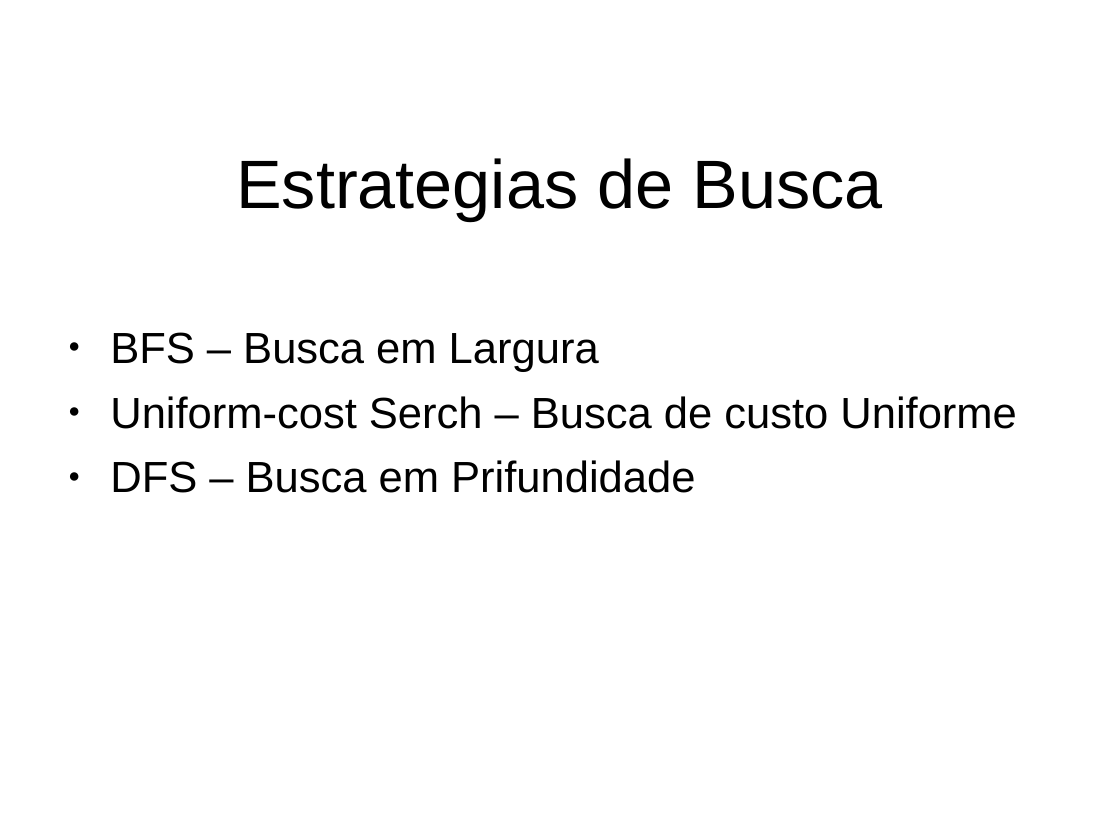
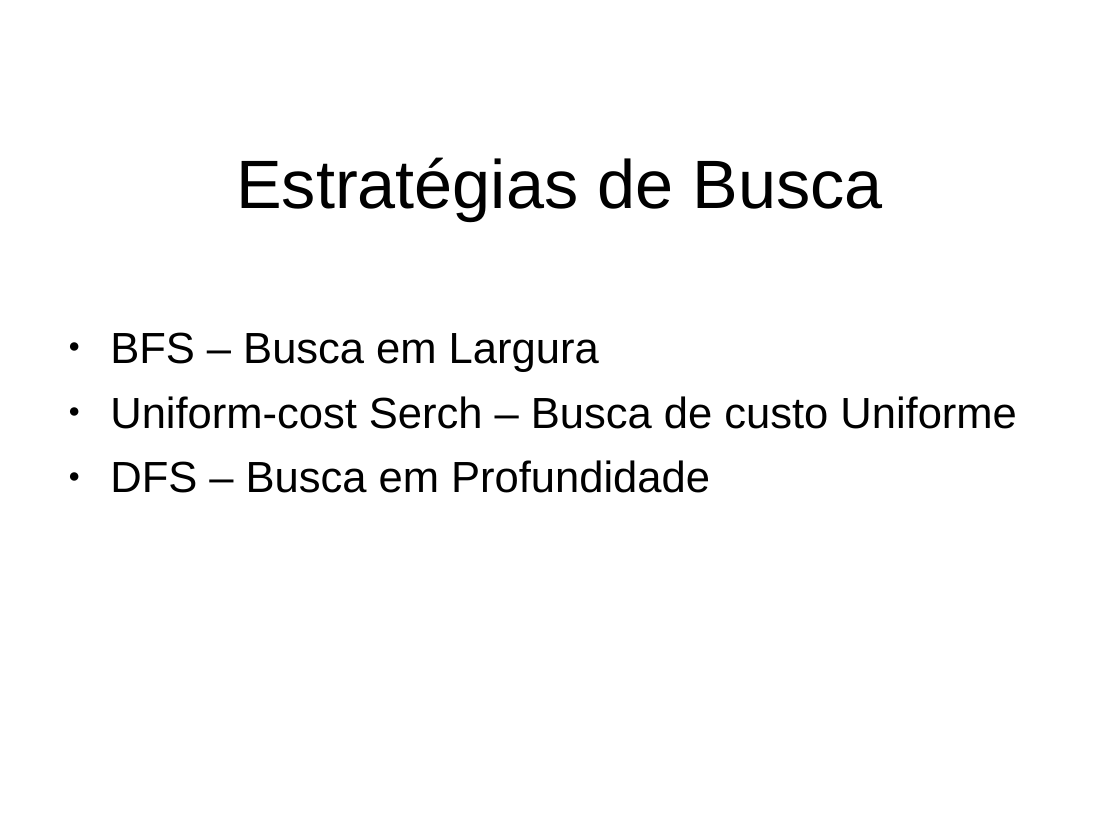
Before and after one commit to RafaelQuirino/SearchingProblems, a slide deck: slide 16 of slides.odp. Drawn at 1120x840 pixels with LibreOffice and Linux fonts; fonts in the diff are those of the drawing; background and template pictures are left out. Boxes give left, top, right and bottom in pixels: in the first picture for what was removed or moved away, otherwise in the second. Text is boxed around its words. In the diff, an @@ line names an element or a change of style, - is before the commit and + after.

```diff
--- a/slides.odp
+++ b/slides.odp
@@ title at [236, 157, 882, 221]: text changed @@
-Estrategias de Busca
+Estratégias de Busca
@@ text at [110, 460, 710, 493]: text changed @@
-● DFS – Busca em Prifundidade
+● DFS – Busca em Profundidade
```
Also in this commit, not shown: 1 other slide changed, 1 other file.
